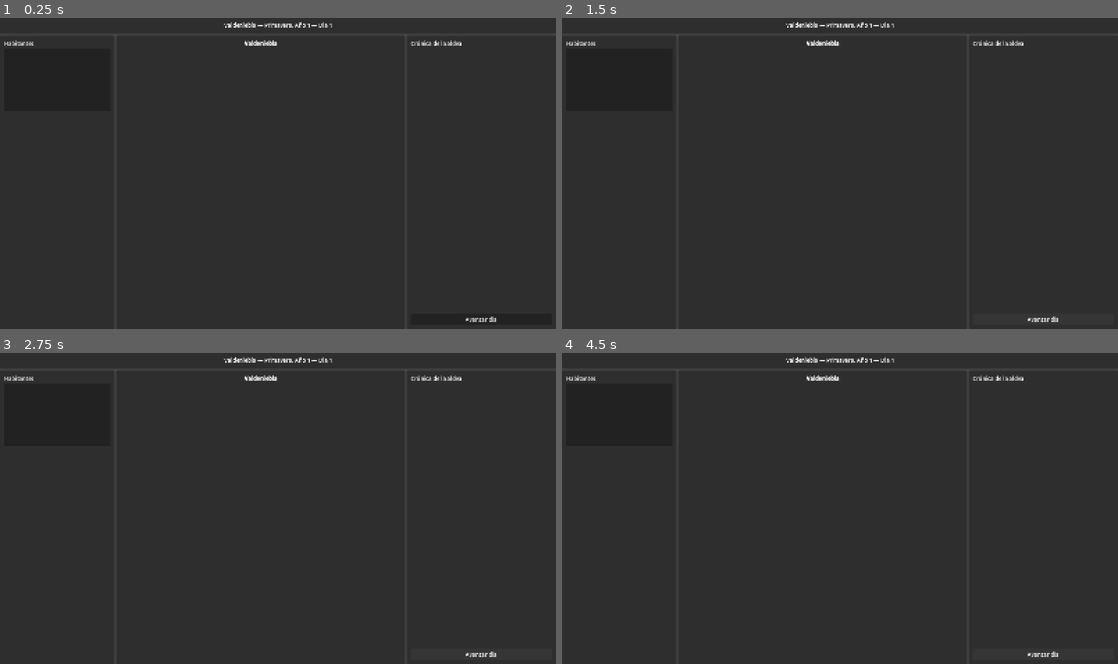
Above: before the commit, frames 1-4 (two rows, left to right).
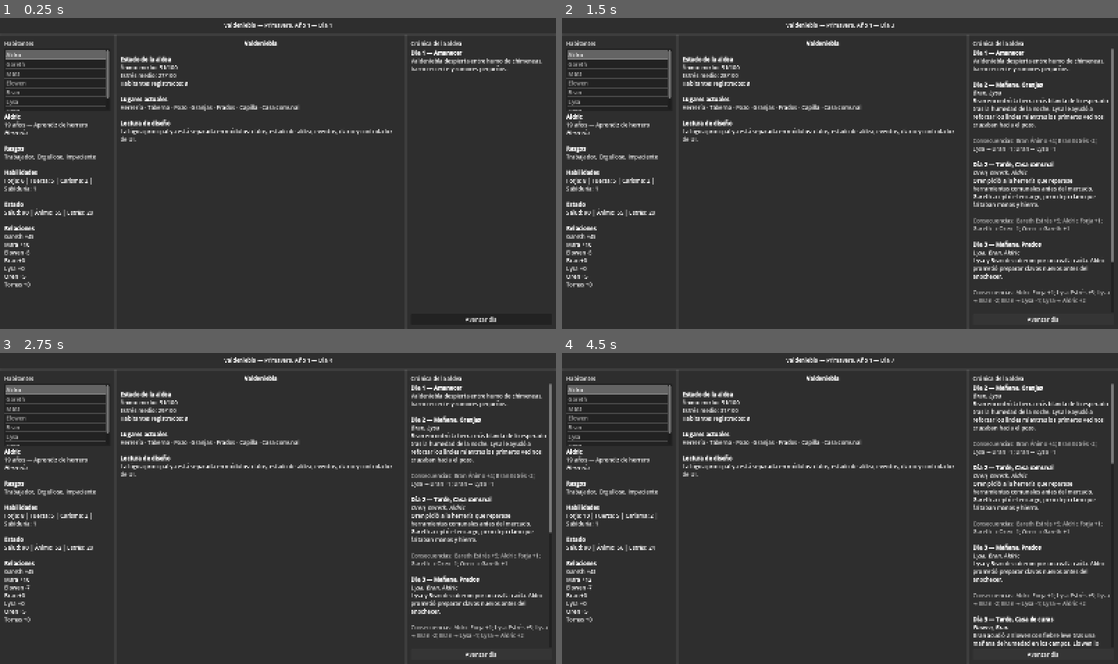
Above: after the commit, the same moments.

Repository: Nachobt98/valdeniebla
Game: Godot game, scene res://main.tscn
The game is run twice, just before and just after one commit, with the same random seed, the same clock (stepped at 60 frames per second) and the same inputs.
Inputs:
- Up to frame 1 (0.25 s): no input
- Up to frame 2 (1.5 s): click "Avanzar día" at 0.5 s; click "Avanzar día" at 1.25 s
- Up to frame 3 (2.75 s): click "Avanzar día" at 2 s
- Up to frame 4 (4.5 s): tap Enter at 2.75, 4.25 s; tap Space at 3.5 s

The runs differ from the first frame. In frame 1, 4.5% of the frame differs, in the area x 0-98%, y 10-87%; in frame 2, 8.5%; in frame 3, 8.4%; in frame 4, 8.5%, in the area x 0-100%, y 1-95%.
Error before the commit: Parse Error: Cannot infer the type of "recent_categories" variable because the value doesn't have a set type. (res://scripts/event_system.gd:83)

Commit message:
Fix explicit typing in event system

Diff:
--- a/scripts/event_system.gd
+++ b/scripts/event_system.gd
@@ -1,8 +1,8 @@
 extends RefCounted
 
-const REPEATED_CATEGORY_PENALTY := 0.45
-const HIGH_STRESS_THRESHOLD := 50
-const LOW_MOOD_THRESHOLD := 40
+const REPEATED_CATEGORY_PENALTY: float = 0.45
+const HIGH_STRESS_THRESHOLD: int = 50
+const LOW_MOOD_THRESHOLD: int = 40
 
 var events: Array[Dictionary] = []
 
@@ -11,18 +11,18 @@
 
 func pick_event(village_state) -> Dictionary:
 	var weighted_events: Array[Dictionary] = []
-	var total_weight := 0.0
-	for event_data in events:
+	var total_weight: float = 0.0
+	for event_data: Dictionary in events:
 		if is_event_eligible(event_data, village_state):
-			var final_weight := get_final_weight(event_data, village_state)
+			var final_weight: float = get_final_weight(event_data, village_state)
 			if final_weight > 0.0:
 				weighted_events.append({"event": event_data, "weight": final_weight})
 				total_weight += final_weight
 	if weighted_events.is_empty():
 		return events.pick_random()
-	var roll := randf() * total_weight
-	var cursor := 0.0
-	for weighted_event in weighted_events:
+	var roll: float = randf() * total_weight
+	var cursor: float = 0.0
+	for weighted_event: Dictionary in weighted_events:
 		cursor += float(weighted_event["weight"])
 		if roll <= cursor:
 			return weighted_event["event"]
@@ -33,7 +33,7 @@
 		return false
 	if bool(event_data.get("unique", false)) and village_state.has_event_happened(event_data["id"]):
 		return false
-	var cooldown_days := int(event_data.get("cooldown_days", 0))
+	var cooldown_days: int = int(event_data.get("cooldown_days", 0))
 	if village_state.days_since_event(event_data["id"]) < cooldown_days:
 		return false
 	if village_state.get_last_event_id() == event_data["id"]:
@@ -43,7 +43,7 @@
 	return are_conditions_met(event_data["conditions"], village_state)
 
 func are_actors_valid(event_data: Dictionary, village_state) -> bool:
-	for actor_id in event_data.get("actors", []):
+	for actor_id: String in event_data.get("actors", []):
 		if not village_state.npcs.has(actor_id):
 			return false
 	return true
@@ -52,35 +52,35 @@
 	if conditions.has("min_day") and village_state.day < int(conditions["min_day"]):
 		return false
 	if conditions.has("min_relation"):
-		var condition = conditions["min_relation"]
+		var condition: Dictionary = conditions["min_relation"]
 		if village_state.get_relation(condition["from"], condition["to"]) < int(condition["value"]):
 			return false
 	if conditions.has("max_relation"):
-		var condition = conditions["max_relation"]
+		var condition: Dictionary = conditions["max_relation"]
 		if village_state.get_relation(condition["from"], condition["to"]) > int(condition["value"]):
 			return false
 	if conditions.has("min_state"):
-		var condition = conditions["min_state"]
+		var condition: Dictionary = conditions["min_state"]
 		if int(village_state.npcs[condition["target"]]["state"].get(condition["state"], 0)) < int(condition["value"]):
 			return false
 	if conditions.has("max_state"):
-		var condition = conditions["max_state"]
+		var condition: Dictionary = conditions["max_state"]
 		if int(village_state.npcs[condition["target"]]["state"].get(condition["state"], 0)) > int(condition["value"]):
 			return false
 	if conditions.has("min_stat"):
-		var condition = conditions["min_stat"]
+		var condition: Dictionary = conditions["min_stat"]
 		if int(village_state.npcs[condition["target"]]["stats"].get(condition["stat"], 0)) < int(condition["value"]):
 			return false
 	if conditions.has("max_stat"):
-		var condition = conditions["max_stat"]
+		var condition: Dictionary = conditions["max_stat"]
 		if int(village_state.npcs[condition["target"]]["stats"].get(condition["stat"], 0)) > int(condition["value"]):
 			return false
 	return true
 
 func get_final_weight(event_data: Dictionary, village_state) -> float:
-	var final_weight := float(event_data.get("weight", 1.0))
-	var category := String(event_data.get("category", "uncategorized"))
-	var recent_categories := village_state.get_recent_event_categories(3)
+	var final_weight: float = float(event_data.get("weight", 1.0))
+	var category: String = String(event_data.get("category", "uncategorized"))
+	var recent_categories: Array[String] = village_state.get_recent_event_categories(3)
 	if category in recent_categories:
 		final_weight *= REPEATED_CATEGORY_PENALTY
 	final_weight *= get_dynamic_category_multiplier(category, village_state)
@@ -88,9 +88,9 @@
 	return max(final_weight, 0.0)
 
 func get_dynamic_category_multiplier(category: String, village_state) -> float:
-	var multiplier := 1.0
-	var average_stress := village_state.get_average_state("estrés")
-	var average_mood := village_state.get_average_state("ánimo")
+	var multiplier: float = 1.0
+	var average_stress: int = village_state.get_average_state("estrés")
+	var average_mood: int = village_state.get_average_state("ánimo")
 	if average_stress >= HIGH_STRESS_THRESHOLD and category == "conflict":
 		multiplier *= 1.35
 	if average_stress >= HIGH_STRESS_THRESHOLD and category == "relief":
@@ -102,8 +102,8 @@
 	return multiplier
 
 func get_dynamic_actor_multiplier(event_data: Dictionary, village_state) -> float:
-	var multiplier := 1.0
-	for actor_id in event_data.get("actors", []):
+	var multiplier: float = 1.0
+	for actor_id: String in event_data.get("actors", []):
 		var actor_state: Dictionary = village_state.npcs[actor_id]["state"]
 		if int(actor_state.get("estrés", 0)) >= 65 and event_data.get("tone", "neutral") == "tense":
 			multiplier *= 1.15
@@ -112,7 +112,7 @@
 	return multiplier
 
 func apply_event(event_data: Dictionary, village_state) -> void:
-	for effect in event_data["effects"]:
+	for effect: Dictionary in event_data["effects"]:
 		if effect.has("stat"):
 			village_state.change_stat(effect["target"], effect["stat"], int(effect["delta"]))
 		elif effect.has("state"):
